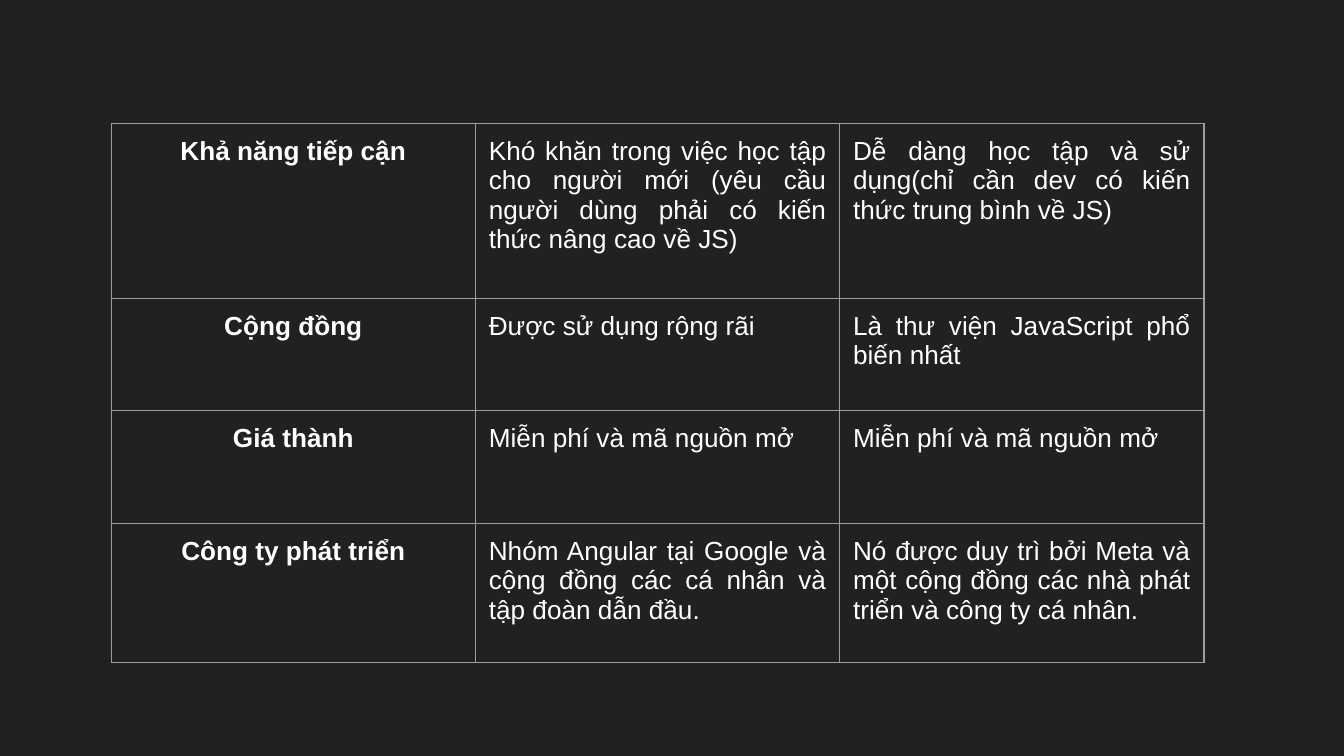
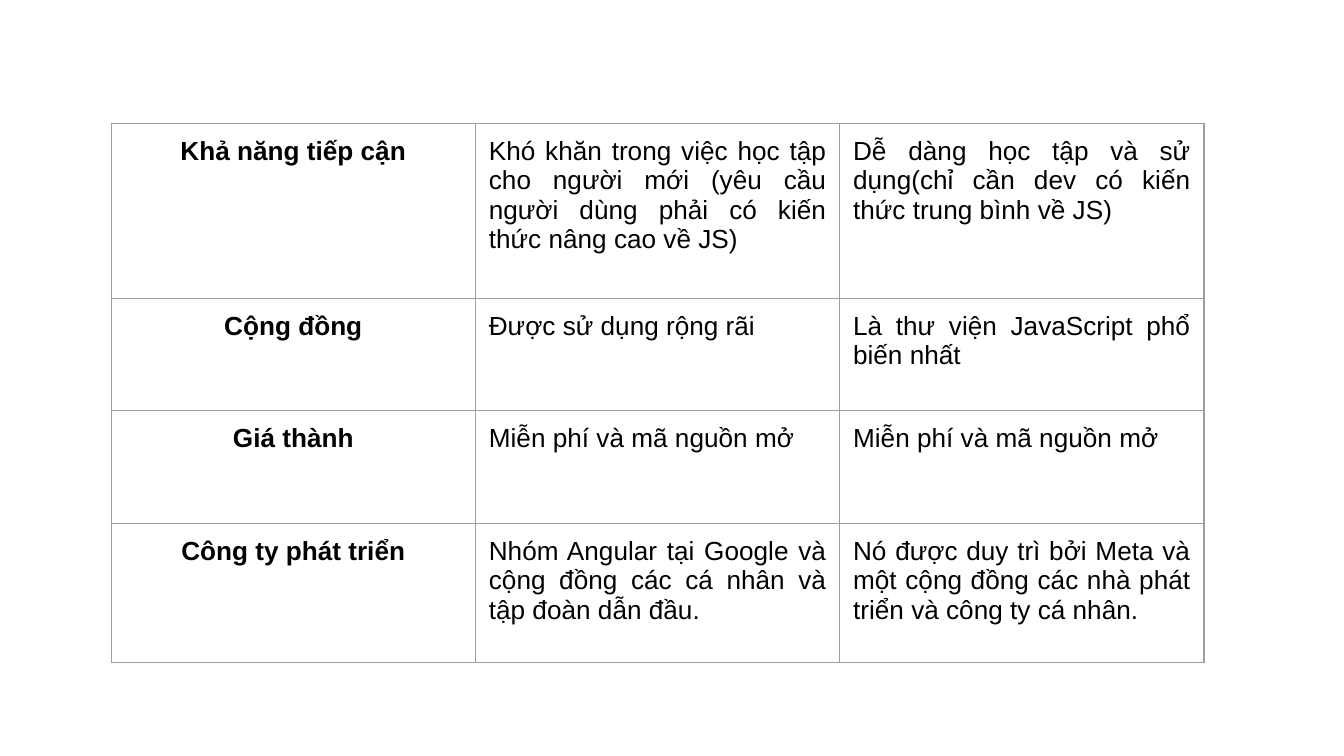
Before and after one commit to AlE-dip/ReactJS_News, a slide deck: slide 20 of slide_báo_cáo.pptx. Drawn at 1344x756 pixels with LibreOffice and Linux fonts; fonts in the diff are those of the drawing. Boxes give left, top, right and bottom in pixels: in the first picture for what was removed or moved away, otherwise in the second. Text is boxed around its words. In the diff, an @@ line names an element or a change of style, - is before the commit and + after.

```diff
--- a/slide_báo_cáo.pptx
+++ b/slide_báo_cáo.pptx
@@ background #212121 to #FFFFFF @@
@@ table at (x1=112, y1=124, x2=1204, y2=629) @@
@@ text colour #FFFFFF to #000000 @@
```
Also in this commit, not shown: 20 other slides changed, 2 slides removed.
